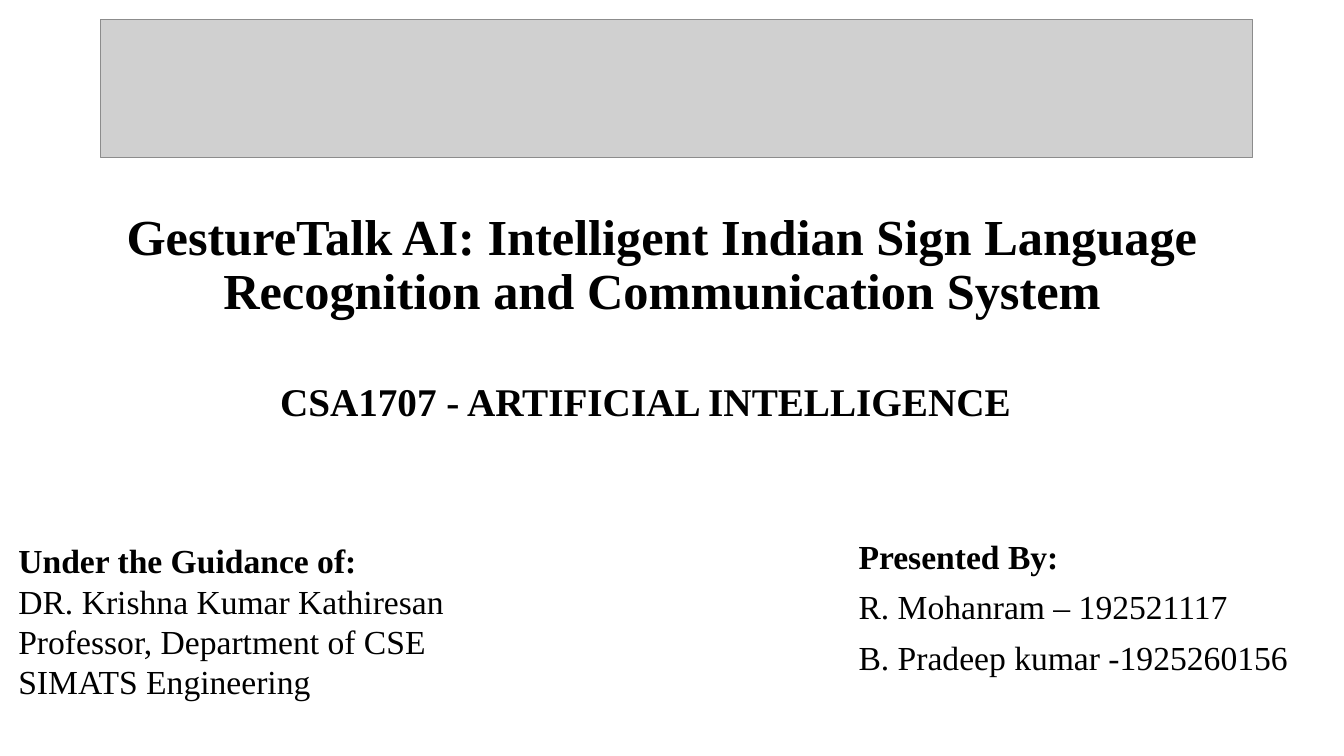
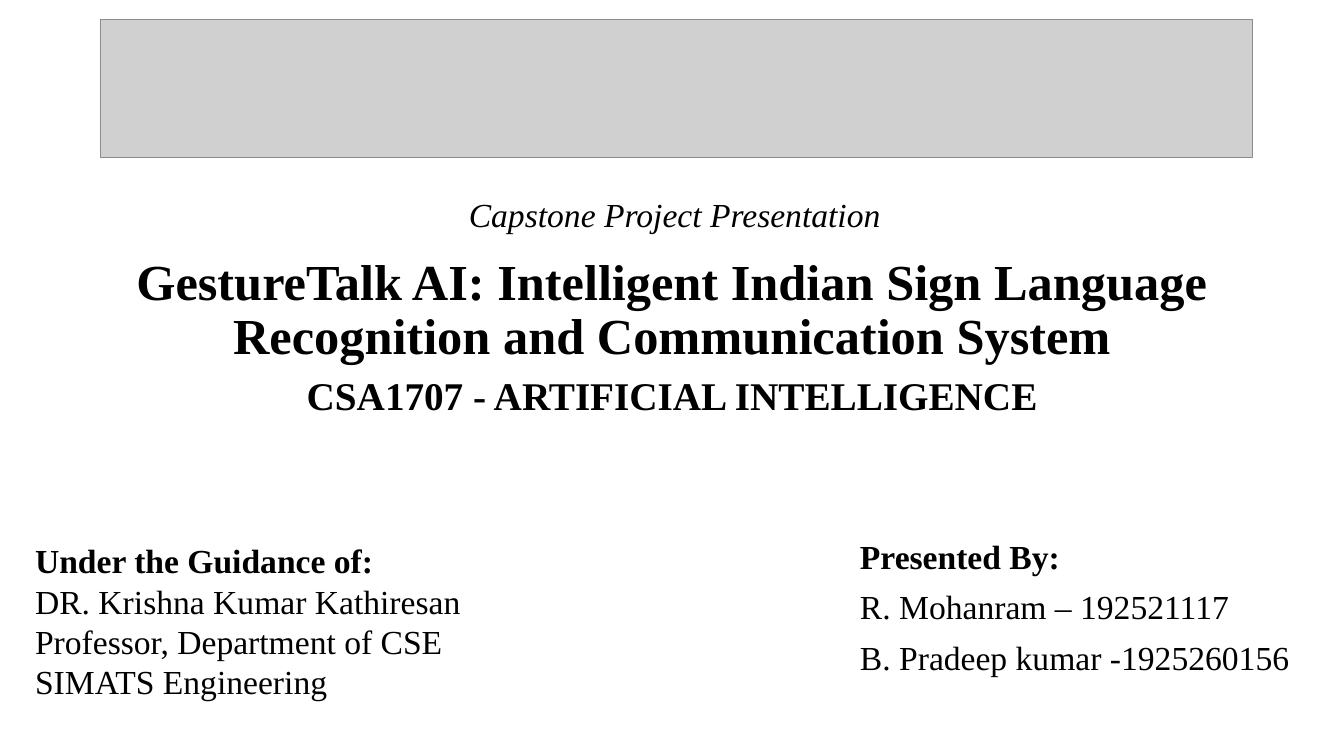
Before and after one commit to bolapradeepkumar25-ops/CAS1707-Al, a slide deck: slide 1 of Capstone/GestureTalk AI.pptx. Drawn at 1344x756 pixels with LibreOffice and Linux fonts; fonts in the diff are those of the drawing; grey boxes stand for pictures. Boxes give left, top, right and bottom in pixels: in the first picture for what was removed or moved away, otherwise in the second. Text is boxed around its words. In the diff, an @@ line names an element or a change of style, - is before the commit and + after.

```diff
--- a/Capstone/GestureTalk AI.pptx
+++ b/Capstone/GestureTalk AI.pptx
@@ text added at [469, 204, 880, 234], 24 pt, text #000000, italic @@
+Capstone Project Presentation
@@ title "GestureTalk AI: Intelligent Indian Sign ...": place and size @@
-title "GestureTalk AI: Intelligent Indian Sign ..." at [127, 220, 1197, 320]
+title "GestureTalk AI: Intelligent Indian Sign ..." at [136, 265, 1207, 365]
@@ text "CSA1707 - ARTIFICIAL INTELLIGENCE": place and size @@
-text "CSA1707 - ARTIFICIAL INTELLIGENCE" at [280, 390, 1010, 417]
+text "CSA1707 - ARTIFICIAL INTELLIGENCE" at [307, 384, 1037, 411]
@@ text "Under the Guidance of:": place and size @@
-text "Under the Guidance of:" at [18, 549, 443, 701]
+text "Under the Guidance of:" at [35, 549, 460, 701]
```
Also in this commit, not shown: 6 other slides changed, 4 slides added.
